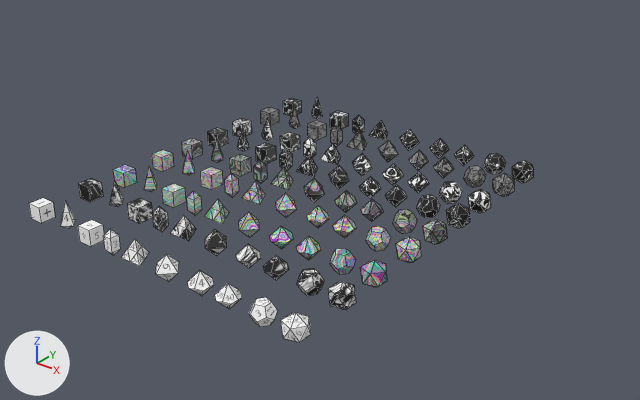
Two versions of the Blender file AVDR/Assets/3d Objects/Construction Resources/models/dice blanks.blend, one commit apart.
Before and after are seen from a 50 mm lens placed at (0.231, -0.362, 0.32), pointed at (-0.225, 0.208, -0.033). Arrows for +X, +Y and +Z are at lower left; the lights stay in place. Mesh edges are drawn as thin lines.

The first picture shows 'd12', 'd20', 'd20.001', 'd20.002', 'd20.003', 'd20.004', 'd20.005', 'd20.006', 'd20.007', 'd20.008', 'd6', 'df'.
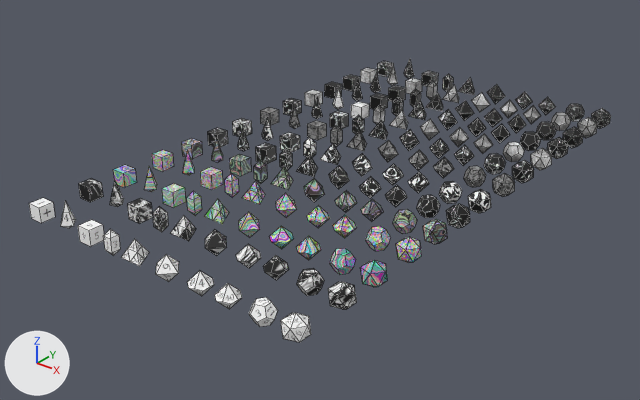
Where the change shows, as pixel boxes [x1, y1, x2, y2] in the pictures (640 x 400 px):
'd20.009', added
    after: [305, 88, 552, 170]
'd20.010', added
    after: [324, 81, 568, 159]
'd20.011', added
    after: [343, 74, 583, 148]
'd20.012', added
    after: [360, 66, 597, 138]
'd20.013', added
    after: [377, 59, 611, 128]

The change, as a diff of the scene's bpy script:
```diff
--- a/AVDR/Assets/3d Objects/Construction Resources/models/dice blanks.blend.py
+++ b/AVDR/Assets/3d Objects/Construction Resources/models/dice blanks.blend.py
@@ mat_etched @@
+mat_etched = bpy.data.materials.new('etched')
+# nodes: Attribute, Bevel, BsdfPrincipled, MapRange, Mapping, Mix, NewGeometry, OutputMaterial, TexCoord, TexVoronoi, ValToRGB, VectorMath
+# colours: black #000000, white #ffffff
@@ mat_notched_iron @@
+mat_notched_iron = bpy.data.materials.new('notched iron')
+# nodes: Attribute, BsdfPrincipled, MapRange, Mapping, Math, Mix, OutputMaterial, TexCoord, TexNoise, TexVoronoi, VectorMath
@@ mat_edge_mask @@
+mat_edge_mask = bpy.data.materials.new('edge mask')
+# nodes: Bevel, BsdfPrincipled, MapRange, NewGeometry, OutputMaterial, VectorMath
@@ mat_rust_mask @@
+mat_rust_mask = bpy.data.materials.new('rust mask')
+# nodes: Attribute, Bevel, BsdfPrincipled, MapRange, Mapping, Mix, NewGeometry, OutputMaterial, TexCoord, TexNoise, ValToRGB, VectorMath
+# colours: black #000000, white #ffffff
@@ mat_old_iron @@
+mat_old_iron = bpy.data.materials.new('old iron')
+# nodes: Attribute, BsdfPrincipled, MapRange, Mapping, OutputMaterial, TexCoord, TexNoise, VectorMath
@@ me_cube_008 @@
+me_cube_008.from_pydata(...)  # 108 vertices, 112 faces; spans x -0.275..0.01, y -0.011..0.012, z -0.011..0.019
+me_cube_008.materials.append(mat_etched)
@@ me_cube_007 @@
+me_cube_007.from_pydata(...)  # 108 vertices, 112 faces; spans x -0.275..0.01, y -0.011..0.012, z -0.011..0.019
+me_cube_007.materials.append(mat_notched_iron)
@@ me_cube_006 @@
+me_cube_006.from_pydata(...)  # 108 vertices, 112 faces; spans x -0.275..0.01, y -0.011..0.012, z -0.011..0.019
+me_cube_006.materials.append(mat_edge_mask)
@@ me_cube_004 @@
+me_cube_004.from_pydata(...)  # 108 vertices, 112 faces; spans x -0.275..0.01, y -0.011..0.012, z -0.011..0.019
+me_cube_004.materials.append(mat_rust_mask)
@@ me_cube_002 @@
+me_cube_002.from_pydata(...)  # 108 vertices, 112 faces; spans x -0.275..0.01, y -0.011..0.012, z -0.011..0.019
+me_cube_002.materials.append(mat_old_iron)
@@ ob_d20_013 @@
+ob_d20_013 = bpy.data.objects.new('d20.013', me_cube_008)
+ob_d20_013.location = (-0.0781, 0.4835, 0.0)
@@ ob_d20_012 @@
+ob_d20_012 = bpy.data.objects.new('d20.012', me_cube_007)
+ob_d20_012.location = (-0.0781, 0.4498, 0.0)
@@ ob_d20_011 @@
+ob_d20_011 = bpy.data.objects.new('d20.011', me_cube_006)
+ob_d20_011.location = (-0.0781, 0.4163, 0.0)
@@ ob_d20_010 @@
+ob_d20_010 = bpy.data.objects.new('d20.010', me_cube_004)
+ob_d20_010.location = (-0.0781, 0.3825, 0.0)
@@ ob_d20_009 @@
+ob_d20_009 = bpy.data.objects.new('d20.009', me_cube_002)
+ob_d20_009.location = (-0.0781, 0.3482, 0.0)
```
